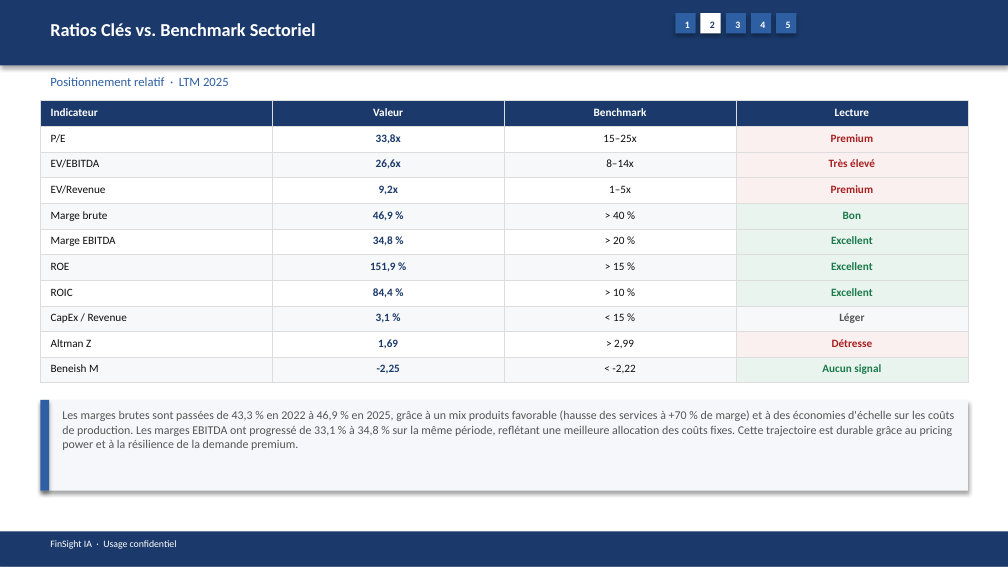
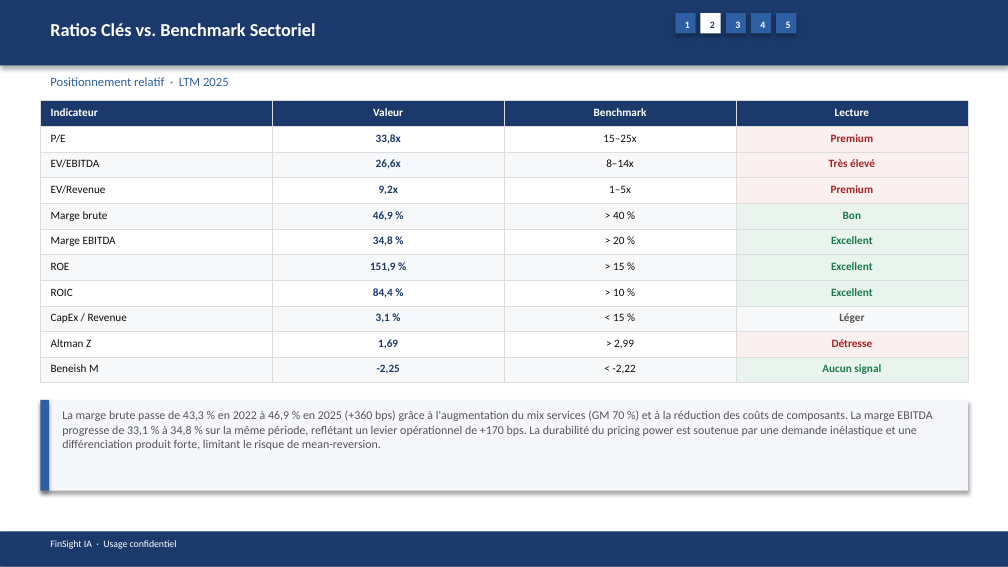
Before and after one commit to baptistejeh07-art/finsight-ia, a slide deck: slide 10 of preview/AAPL/AAPL_pitchbook.pptx. Drawn at 1008x567 pixels with LibreOffice and Linux fonts; fonts in the diff are those of the drawing. Boxes give left, top, right and bottom in pixels: in the first picture for what was removed or moved away, otherwise in the second. Text is boxed around its words. In the diff, an @@ line names an element or a change of style, - is before the commit and + after.

```diff
--- a/preview/AAPL/AAPL_pitchbook.pptx
+++ b/preview/AAPL/AAPL_pitchbook.pptx
@@ text at (62,410,932,450): text changed @@
-Les marges brutes sont passées de 43,3 % en 2022 à 46,9 % en 2025, grâce à un mix produits favorable (hausse des services à +70 % de marge) et à des économies d'échelle sur les coûts de production. Les marges EBITDA ont progressé de 33,1 % à 34,8 % sur la même période, reflétant une meilleure allocation des coûts fixes. Cette trajectoire est durable grâce au pricing power et à la résilience de la demande premium.
+La marge brute passe de 43,3 % en 2022 à 46,9 % en 2025 (+360 bps) grâce à l'augmentation du mix services (GM 70 %) et à la réduction des coûts de composants. La marge EBITDA progresse de 33,1 % à 34,8 % sur la même période, reflétant un levier opérationnel de +170 bps. La durabilité du pricing power est soutenue par une demande inélastique et une différenciation produit forte, limitant le risque de mean-reversion.
```
Also in this commit, not shown: 16 other slides changed, 4 other files.
